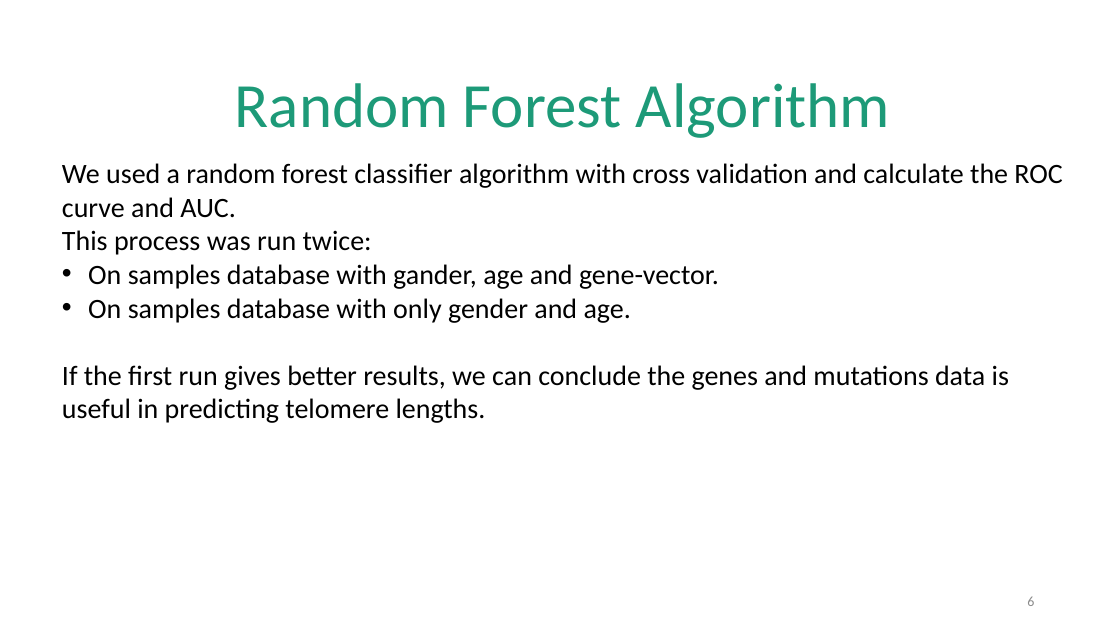
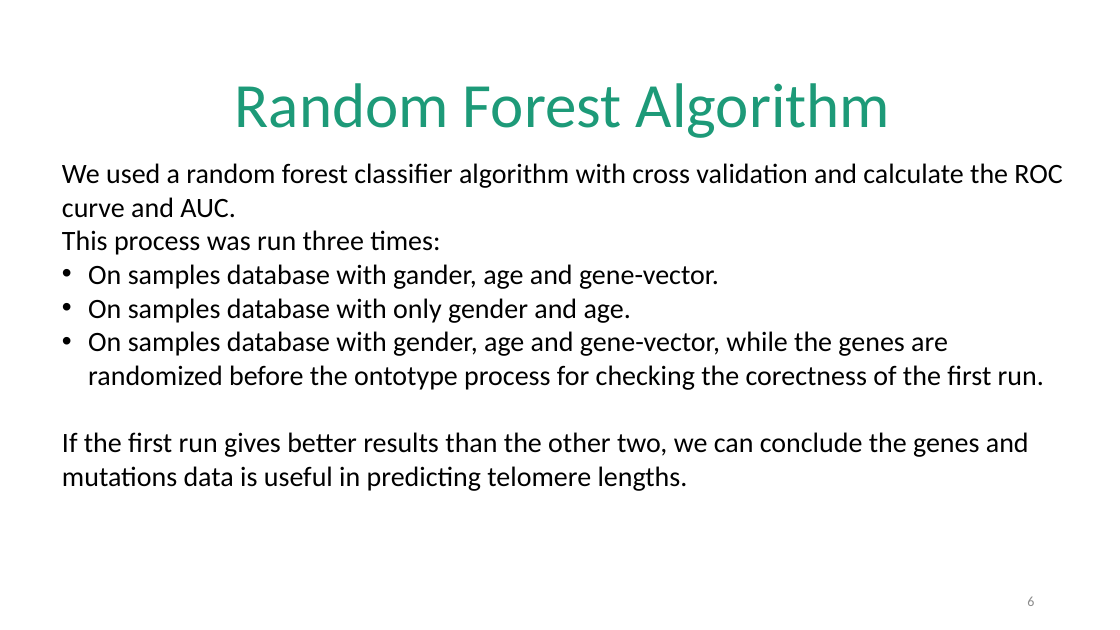
Before and after one commit to bmk1239/predict_telomere_length, a slide deck: slide 6 of presentation.pptx. Drawn at 1120x630 pixels with LibreOffice and Linux fonts; fonts in the diff are those of the drawing. Boxes give left, top, right and bottom in pixels: in the first picture for what was removed or moved away, otherwise in the second. Text is boxed around its words. In the diff, an @@ line names an element or a change of style, - is before the commit and + after.

```diff
--- a/presentation.pptx
+++ b/presentation.pptx
@@ text at [62, 163, 1062, 255]: text changed @@
-We used a random forest classifier algorithm with cross validation and calculate the ROC curve and AUC.
-This process was run twice:
+We used a random forest classifier algorithm with cross validation and calculate the ROC curve and AUC.
+This process was run three times:
@@ text at [62, 331, 1044, 491]: text changed @@
-If the first run gives better results, we can conclude the genes and mutations data is useful in predicting telomere lengths.
+• On samples database with gender, age and gene-vector, while the genes are randomized before the ontotype process for checking the corectness of the first run.
+If the first run gives better results than the other two, we can conclude the genes and mutations data is useful in predicting telomere lengths.
```
Also in this commit, not shown: 3 other slides changed, 2 slides added.
